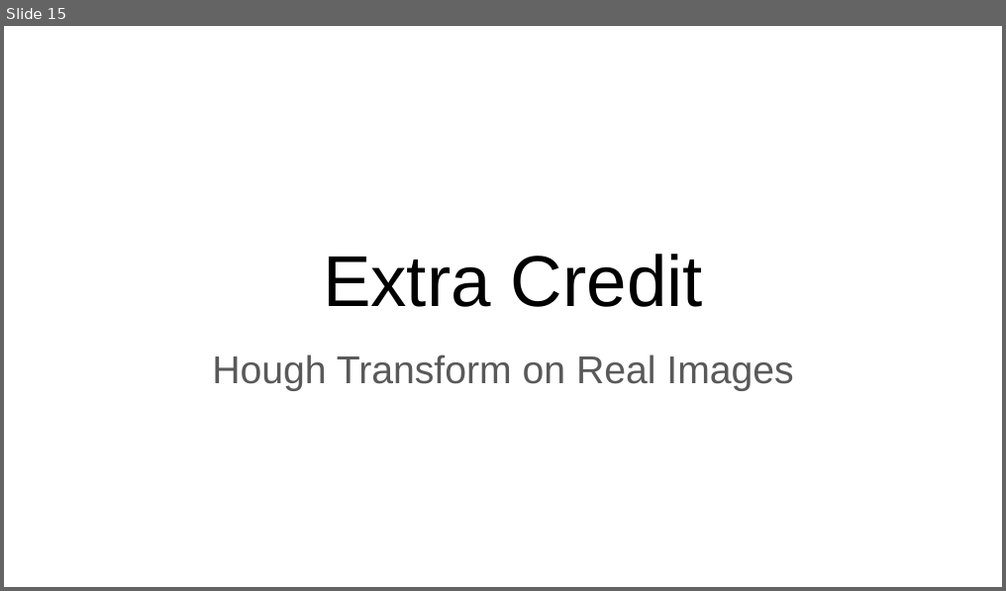
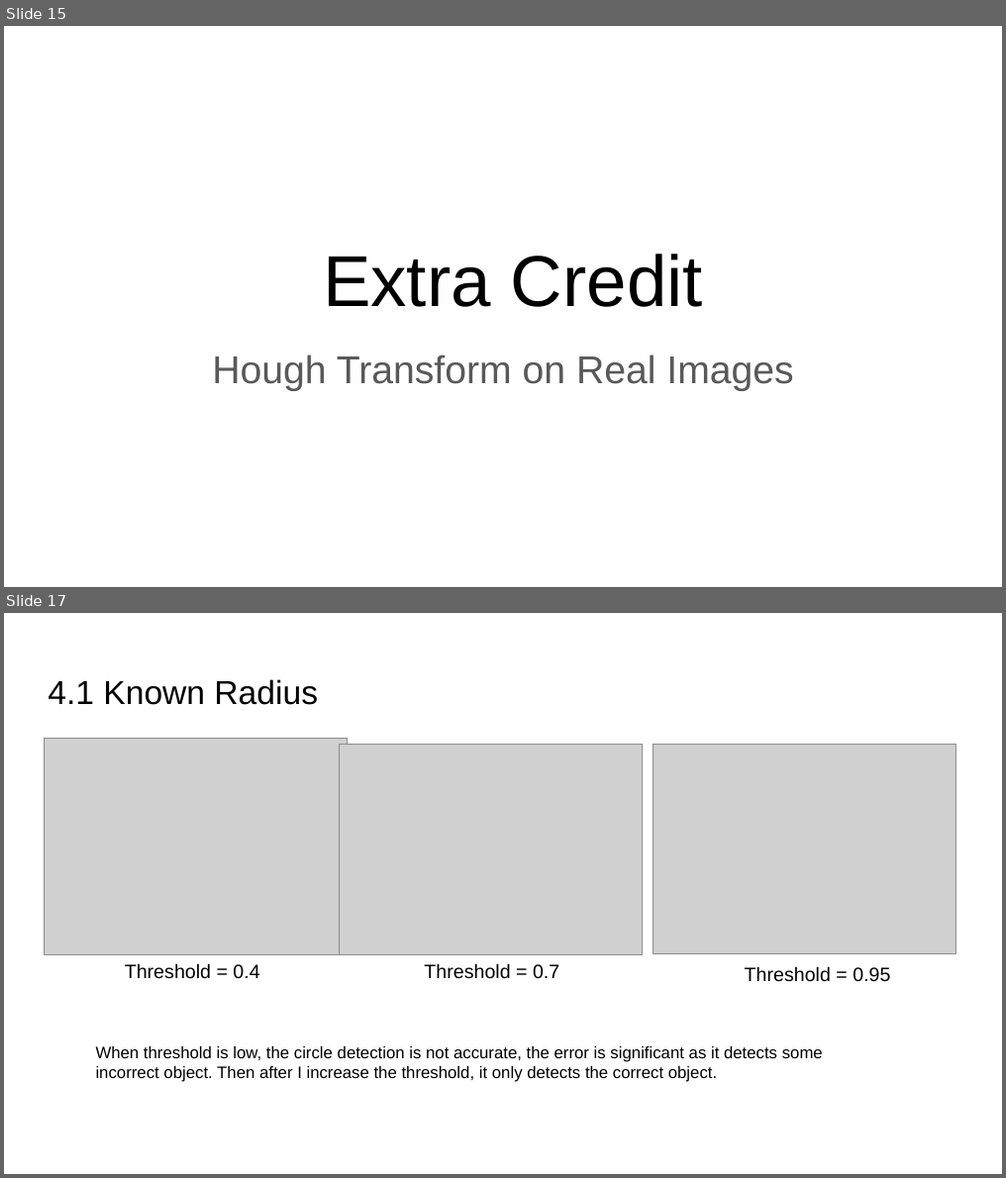
Before and after one commit to wwy305756464/Computer-Vision, a slide deck: HW4/PS4_template.pptx. Shown one above the other, each under a label of ours: slide 15 before the commit, slides 15 and 17 after it; the slides between them are not shown. The pictures are 1006x591 and 1006x1178 pixels, drawn with LibreOffice and Linux fonts; fonts in the diff are those of the drawing; grey boxes stand for pictures. Boxes give left, top, right and bottom in pixels: in the first picture for what was removed or moved away, otherwise in the second. Text is boxed around its words. In the diff, an @@ line names an element or a change of style, - is before the commit and + after.

```diff
--- a/HW4/PS4_template.pptx
+++ b/HW4/PS4_template.pptx
@@ slide 17 added at (4, 613, 1002, 1174), background #FFFFFF @@
@@ title added at (48, 679, 318, 705), 24 pt, text #000000 @@
+4.1 Known Radius
@@ picture added at (44, 739, 348, 956) @@
@@ picture added at (339, 744, 642, 955) @@
@@ picture added at (652, 744, 956, 954) @@
@@ text added at (125, 963, 259, 979), 14 pt, text #000000 @@
+Threshold = 0.4
@@ text added at (424, 963, 559, 979), 14 pt, text #000000 @@
+Threshold = 0.7
@@ text added at (745, 966, 890, 982), 14 pt, text #000000 @@
+Threshold = 0.95
@@ text added at (96, 1047, 823, 1082), 12 pt, text #000000 @@
+When threshold is low, the circle detection is not accurate, the error is significant as it detects some incorrect object. Then after I increase the threshold, it only detects the correct object.
```
Also in this commit, not shown: 14 slides changed, 1 slide removed, 7 other files.
